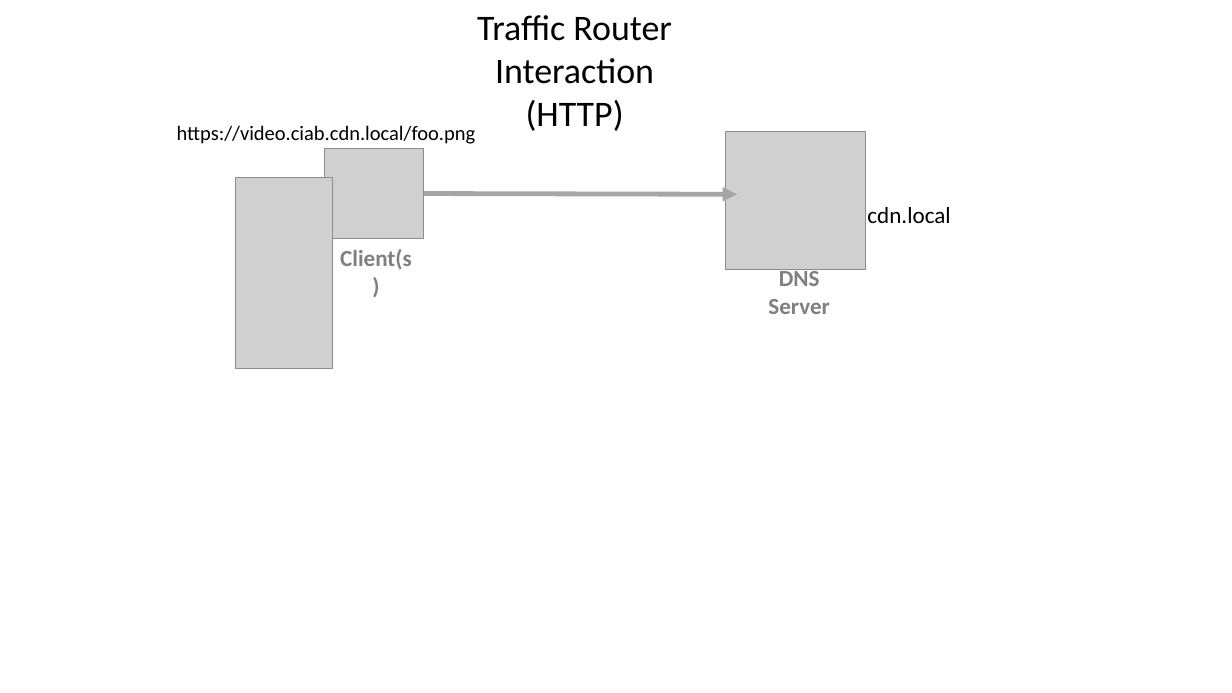
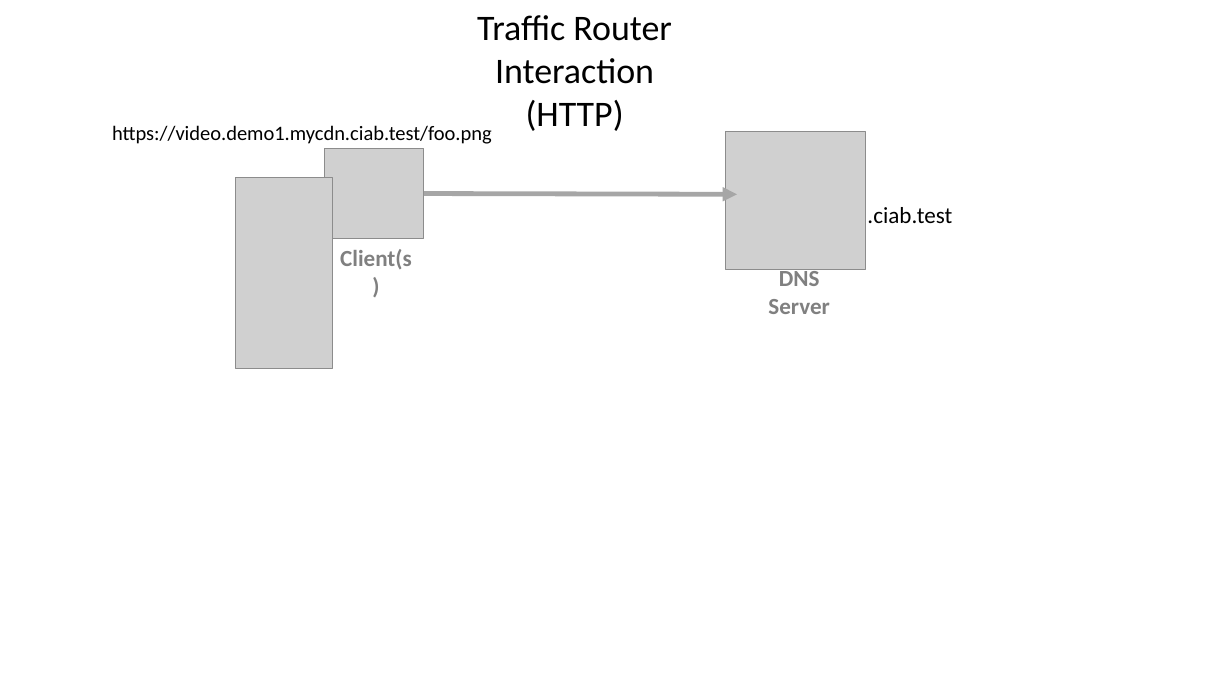
Before and after one commit to dewrich/atc-up-and-running, a slide deck: slide 2 of images/traffic control interactions.pptx. Drawn at 1232x693 pixels with LibreOffice and Linux fonts; fonts in the diff are those of the drawing; grey boxes stand for pictures. Boxes give left, top, right and bottom in pixels: in the first picture for what was removed or moved away, otherwise in the second. Text is boxed around its words. In the diff, an @@ line names an element or a change of style, - is before the commit and + after.

Commit message:
last minute demo god dance

```diff
--- a/images/traffic control interactions.pptx
+++ b/images/traffic control interactions.pptx
@@ text at [112, 125, 492, 144]: text changed @@
-https://video.ciab.cdn.local/foo.png
+https://video.demo1.mycdn.ciab.test/foo.png
@@ text at [867, 207, 952, 223]: text changed @@
-cdn.local
+.ciab.test
```
Also in this commit, not shown: 5 other slides changed, 6 other files.
